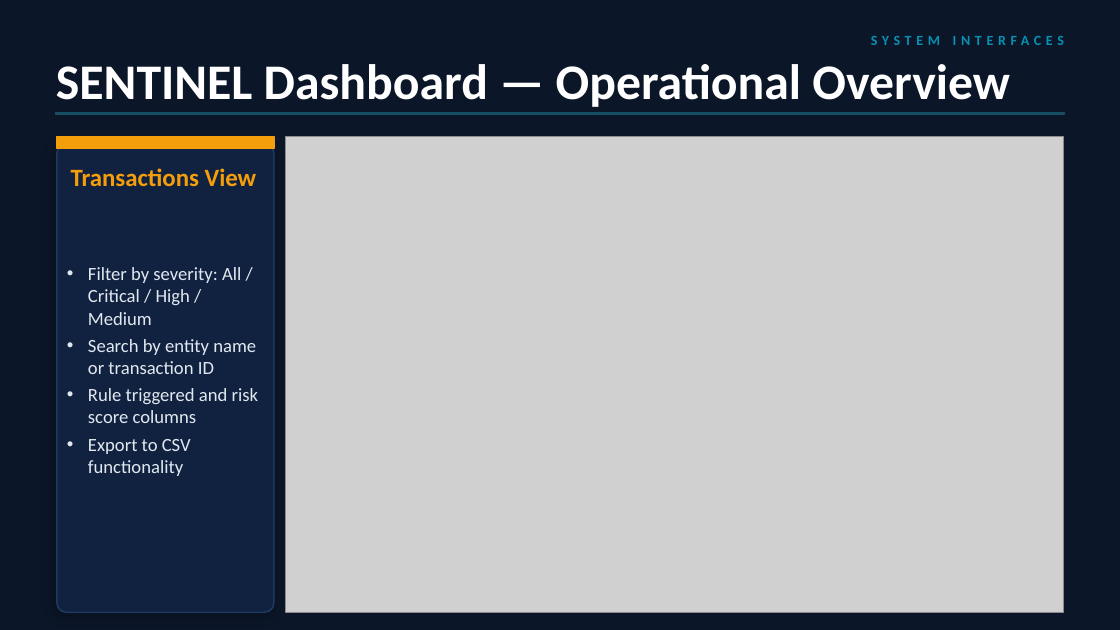
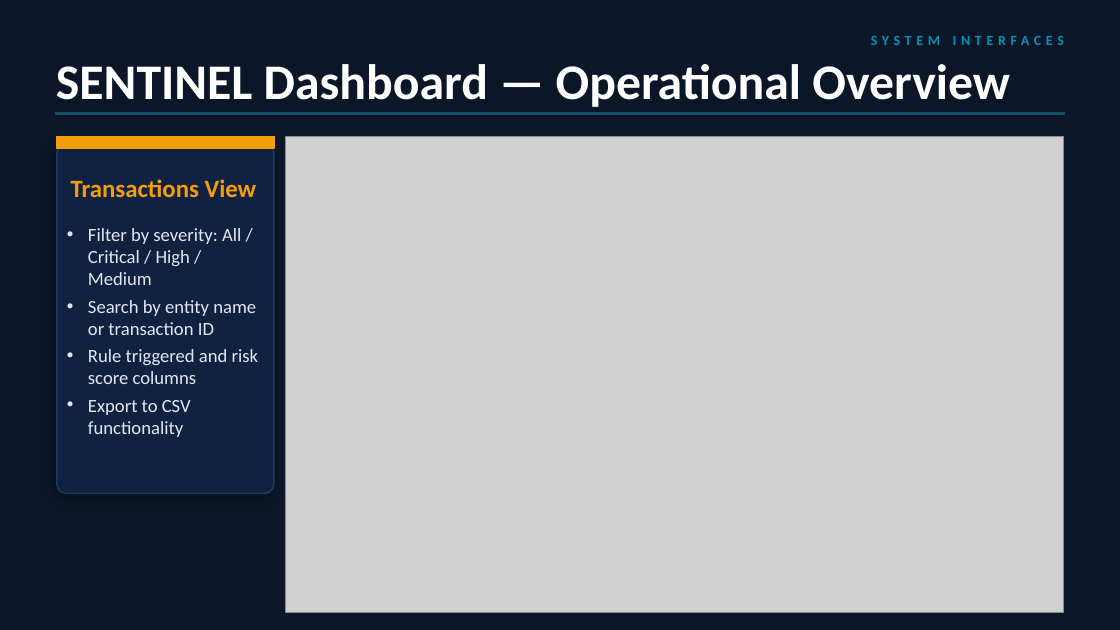
Before and after one commit to MoaviaMahmood/Financial-Transaction-Monitoring, a slide deck: slide 16 of docs/AML_Detection_System_Presentation.pptx (slide 14 before the commit). Drawn at 1120x630 pixels with LibreOffice and Linux fonts; fonts in the diff are those of the drawing; grey boxes stand for pictures. Boxes give left, top, right and bottom in pixels: in the first picture for what was removed or moved away, otherwise in the second. Text is boxed around its words. In the diff, an @@ line names an element or a change of style, - is before the commit and + after.

```diff
--- a/docs/AML_Detection_System_Presentation.pptx
+++ b/docs/AML_Detection_System_Presentation.pptx
@@ rounded rectangle: place and size @@
-rounded rectangle at bbox=[57, 143, 274, 613]
+rounded rectangle at bbox=[57, 143, 274, 493]
@@ text "Transactions View": place and size @@
-text "Transactions View" at bbox=[71, 168, 257, 186]
+text "Transactions View" at bbox=[71, 179, 257, 197]
@@ text "Filter by severity: All / ...": place and size @@
-text "Filter by severity: All / ..." at bbox=[88, 267, 259, 476]
+text "Filter by severity: All / ..." at bbox=[88, 228, 259, 437]
```
Also in this commit, not shown: 20 other slides changed, 3 slides added.
